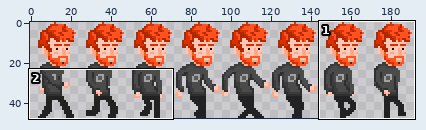
Edited in one commit: sprite sheet (pfp-game/platforms/browser/www/img/character-3-walk.png). Above: a wide view before the commit, with the close-up outlined.
Close-up. Earlier state:
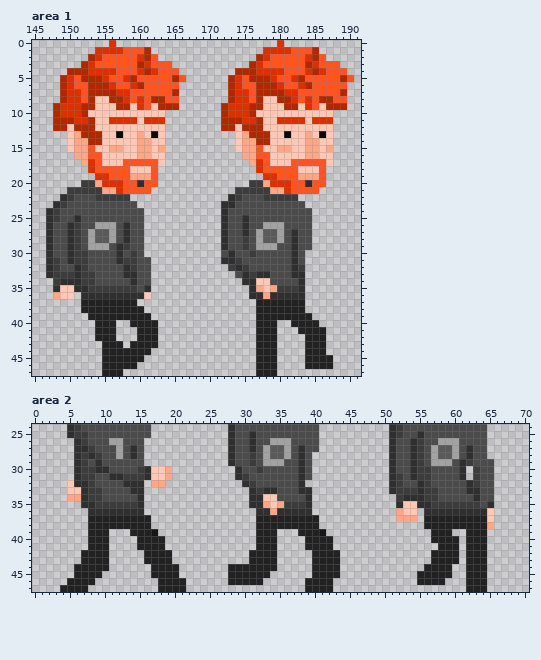
The file is 192x48 pixels. Shown: area 1: x 145..191, y 0..47; area 2: x 0..70, y 24..47. The commit also changed other parts of the picture, which this record leaves out.
New version:
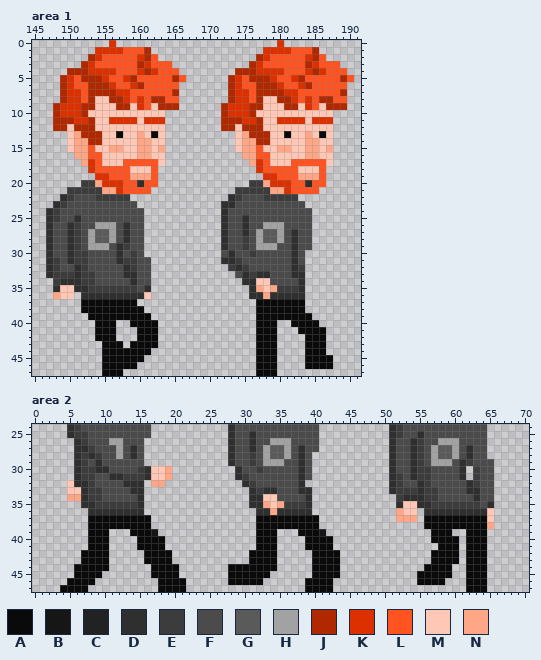
Palette (. is transparent): A #0a0a0a  B #161616  C #222222  D #2f2f2f  E #3c3c3c  F #4b4b4b  G #5a5a5a  H #a2a2a2  J #af2800  K #dc3000  L #ff5422  M #ffc7b5  N #ffa687
From old to new:
Area 1:
Colour A replaces colour C in row 37 at x 152 to 159 and 177 to 183; in row 38 at x 152 to 160 and 177 to 183; in row 39 at x 153 to 161 and 177 to 184; in row 40 at x 154 to 156, 159 to 162, 177 to 179 and 182 to 185; in row 41 at x 154 to 156, 160 to 162, 177 to 179 and 183 to 186; in row 42 at x 154 to 156, 160 to 162, 177 to 179 and 184 to 186.
Colour A replaces colour C in row 43 at x 155 to 157, 159 to 162, 177 to 179 and 184 to 186; in row 44 at x 155 to 161, 177 to 179 and 184 to 186; in row 45 at x 155 to 160, 177 to 179 and 184 to 187; in row 46 at x 155 to 159, 177 to 179 and 184 to 187; in row 47 at x 155 to 157 and 177 to 179.
Area 2:
Colour A replaces colour C in rows 37 to 38 at x 8 to 16, 32 to 40 and 56 to 64; in row 39 at x 8 to 10, 14 to 16, 32 to 34, 38 to 40, 57 to 59 and 62 to 64; in row 40 at x 8 to 10, 15 to 18, 32 to 34, 39 to 42, 57 to 60 and 62 to 64; in row 41 at x 8 to 10, 15 to 18, 32 to 34, 39 to 42, 58 to 60 and 62 to 64; in rows 42 to 43 at x 7 to 10, 16 to 19, 31 to 34, 40 to 43, 57 to 60 and 62 to 64; in row 44 at x 6 to 10, 17 to 20, 28 to 34, 40 to 43, 56 to 59 and 62 to 64.
Colour A replaces colour C in row 45 at x 6 to 9, 17 to 20, 28 to 33, 40 to 43, 55 to 59 and 62 to 64; in row 46 at x 5 to 8, 18 to 21, 28 to 32, 39 to 42, 55 to 58 and 62 to 64; in row 47 at x 4 to 7, 18 to 21, 39 to 42 and 62 to 64.
